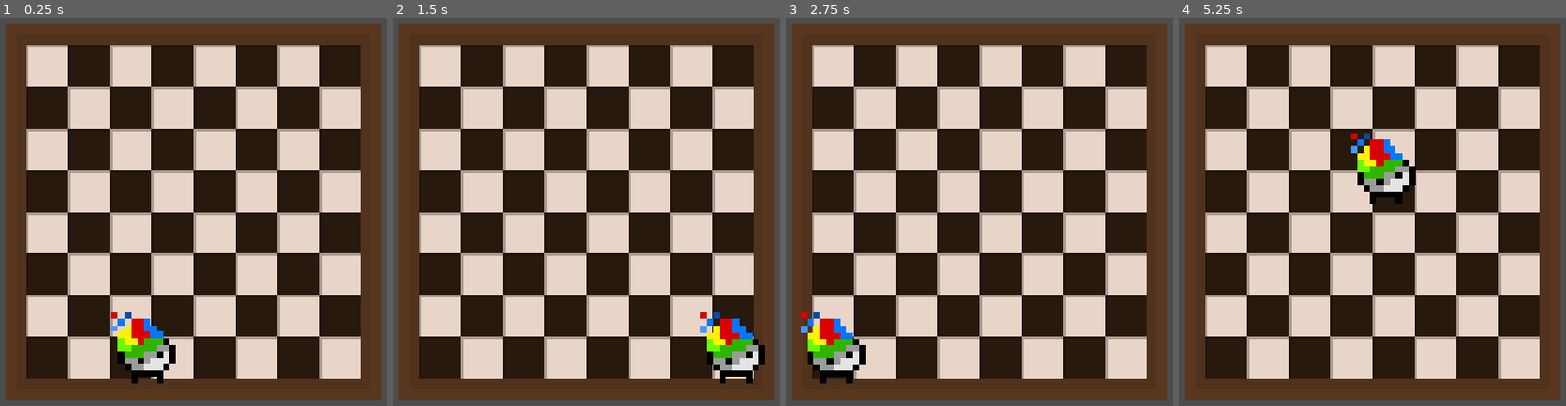
Above: before the commit, frames 1-4 (left to right).
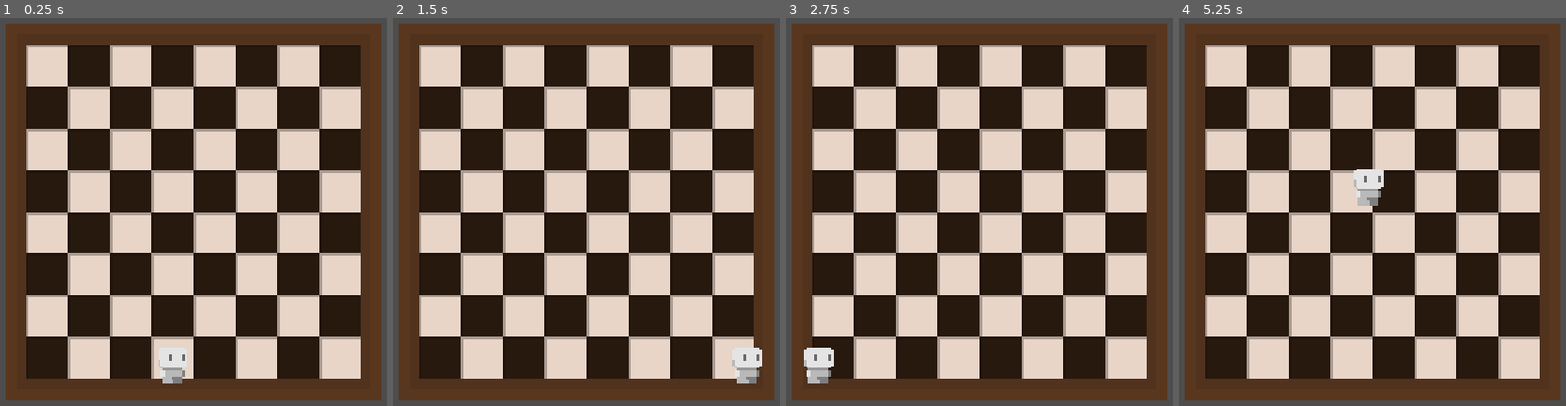
Above: after the commit, the same moments.

Repository: rs-code-hk/chess_gone_rogue
Game: Godot game, scene res://Scenes/game.tscn
Same seed, same stepped clock (60 frames per second), same inputs: the game is played once before the commit and once after it.
Inputs:
- Up to frame 1 (0.25 s): no input
- Up to frame 2 (1.5 s): tap Enter (ui_accept) at 0.5, 0.77 s; hold Right (ui_right) from 0.53 s (still down)
- Up to frame 3 (2.75 s): tap Enter (ui_accept) at 1.52 s; release Right (ui_right) at 2.03 s; hold Left (ui_left) from 2.03 s (still down)
- Up to frame 4 (5.25 s): tap Enter (ui_accept) at 2.75, 3.02, 3.77, 4.52, 5 s; release Left (ui_left) at 2.78 s; hold Right (ui_right) 2.78-4.28 s; hold Left (ui_left) 4.28-5.03 s; hold Right (ui_right) from 5.03 s (still down)

The runs differ from the first frame. In frame 1, 2.2% of the frame differs, in the area x 28-49%, y 75-95%; in frame 2, 1.8%; in frame 3, 2.0%; in frame 4, 2.1%.

Commit message:
rescaled the playable character

Diff:
--- a/chess-gone-rogue/Scenes/level.tscn
+++ b/chess-gone-rogue/Scenes/level.tscn
@@ -45,5 +45,5 @@
 shape = SubResource("WorldBoundaryShape2D_k5p3t")
 
 [node name="Player" parent="." unique_id=1086875462 instance=ExtResource("2_k5f4k")]
-position = Vector2(-19, 56)
-scale = Vector2(2.48, 2.48)
+position = Vector2(-8, 62)
+scale = Vector2(0.8655229, 0.8655229)
--- a/chess-gone-rogue/Scenes/player.tscn
+++ b/chess-gone-rogue/Scenes/player.tscn
@@ -1,11 +1,11 @@
 [gd_scene format=3 uid="uid://vjrwb5qw6cab"]
 
 [ext_resource type="Script" uid="uid://bwgdqc1u3xdv0" path="res://Scenes/player_movement.gd" id="1_cvnsp"]
-[ext_resource type="Texture2D" uid="uid://cqrgij8pbnk14" path="res://Assets/Player charcter/Placeholder_player.png" id="2_cvnsp"]
+[ext_resource type="Texture2D" uid="uid://b03q34ul1lcik" path="res://Assets/Player charcter/CGRCharacter.png" id="2_cvnsp"]
 
 [sub_resource type="AtlasTexture" id="AtlasTexture_6t5aa"]
 atlas = ExtResource("2_cvnsp")
-region = Rect2(0, 0, 10, 16)
+region = Rect2(0, 0, 13, 16)
 
 [sub_resource type="SpriteFrames" id="SpriteFrames_f60y1"]
 animations = [{
@@ -24,8 +24,8 @@
 }]
 
 [sub_resource type="CapsuleShape2D" id="CapsuleShape2D_npmfu"]
-radius = 4.0
-height = 8.0
+radius = 5.0
+height = 14.0
 
 [node name="Player" type="CharacterBody2D" unique_id=1086875462]
 script = ExtResource("1_cvnsp")
@@ -36,5 +36,5 @@
 animation = &"Placeholder"
 
 [node name="CollisionShape2D" type="CollisionShape2D" parent="." unique_id=1260683920]
-position = Vector2(0, -1)
+position = Vector2(0, -4)
 shape = SubResource("CapsuleShape2D_npmfu")
